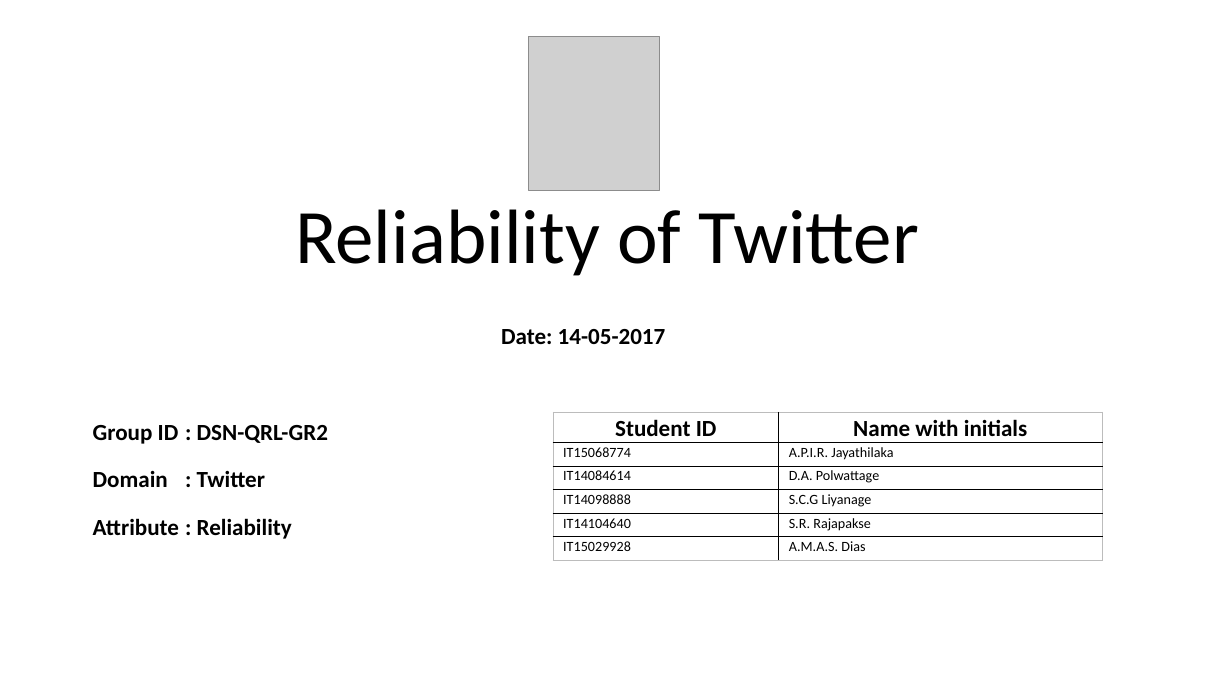
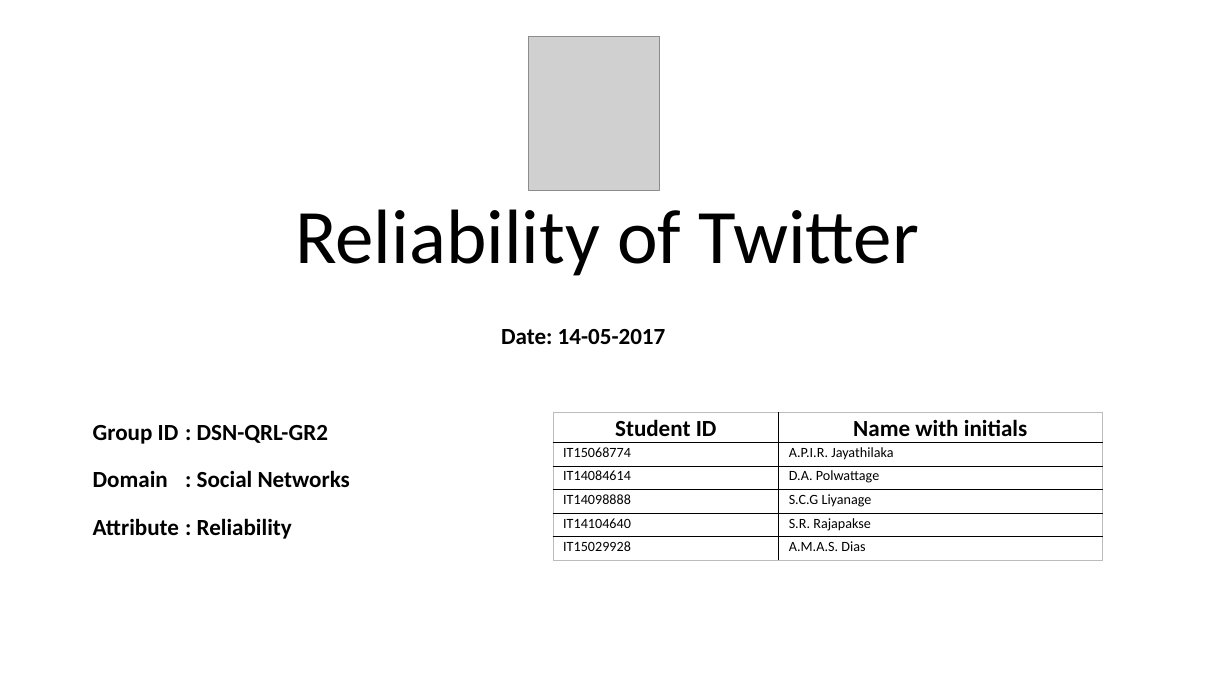
Before and after one commit to Sajith16/SACaseStudy, a slide deck: slide 1 of DSN-QRL-GR2.pptx. Drawn at 1232x693 pixels with LibreOffice and Linux fonts; fonts in the diff are those of the drawing; grey boxes stand for pictures. Boxes give left, top, right and bottom in pixels: in the first picture for what was removed or moved away, otherwise in the second. Text is boxed around its words. In the diff, an @@ line names an element or a change of style, - is before the commit and + after.

Commit message:
Add ur slides here

```diff
--- a/DSN-QRL-GR2.pptx
+++ b/DSN-QRL-GR2.pptx
@@ text at box(93, 470, 350, 487): text changed @@
-Domain : Twitter
+Domain : Social Networks
```
